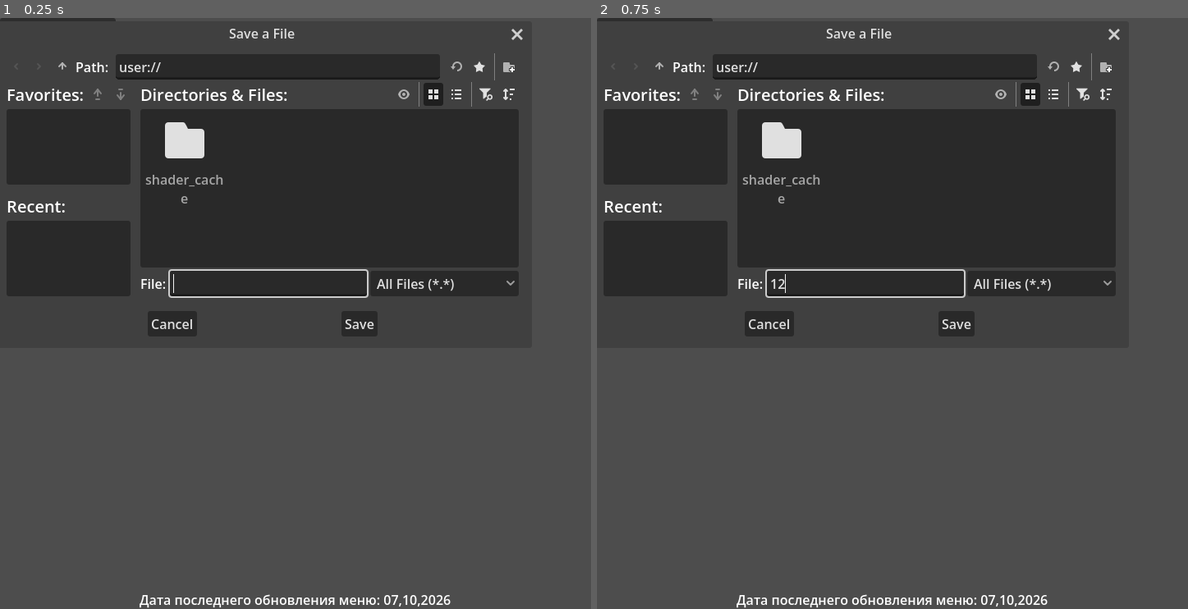
Above: before the commit, frames 1-2 (left to right).
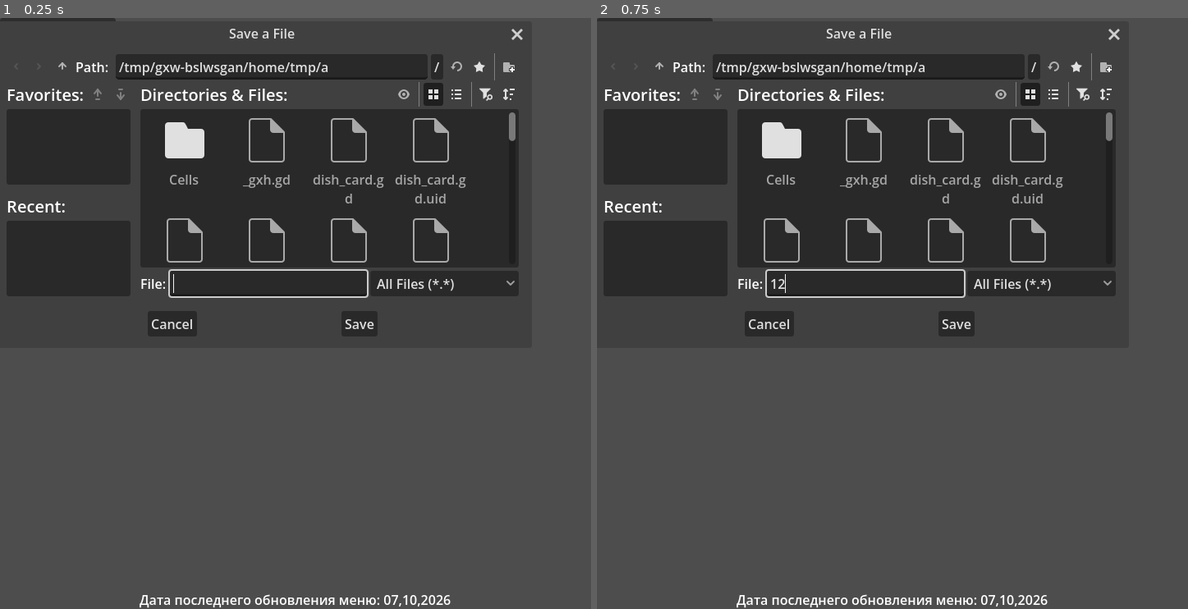
Above: after the commit, the same moments.

Repository: lopkauna/webgdhtttptest
Game: Godot game, scene res://node_2d.tscn
The game is run twice, just before and just after one commit, with the same random seed, the same clock (stepped at 60 frames per second) and the same inputs.
Inputs (mouse positions are in pixels of both pictures, inside the frame that each line leads up to):
- Up to frame 1 (0.25 s): no input
- Up to frame 2 (0.75 s): click (862, 283) at 0.52 s; type "12" at 0.6 s

The runs differ from the first frame. In frame 1, 1.4% of the frame differs, in the area x 20-88%, y 7-42%; in frame 2, 1.4%.

Commit message:
oip89
896uiyui6

Diff:
--- a/node_2d.tscn
+++ b/node_2d.tscn
@@ -469,7 +469,7 @@
 use_native_dialog = true
 
 [node name="FileDialog2" type="FileDialog" parent="." unique_id=586899627]
-access = 1
+access = 2
 
 [connection signal="text_changed" from="CanvasLayer/Control/HBoxContainer/TextEdit" to="." method="_on_text_edit_text_changed"]
 [connection signal="text_changed" from="CanvasLayer/Control/HBoxContainer/VBoxContainer/LineEdit" to="." method="_on_line_edit_text_changed"]
Not shown, changed: index.pck
Not shown, changed: index.service.worker.js
